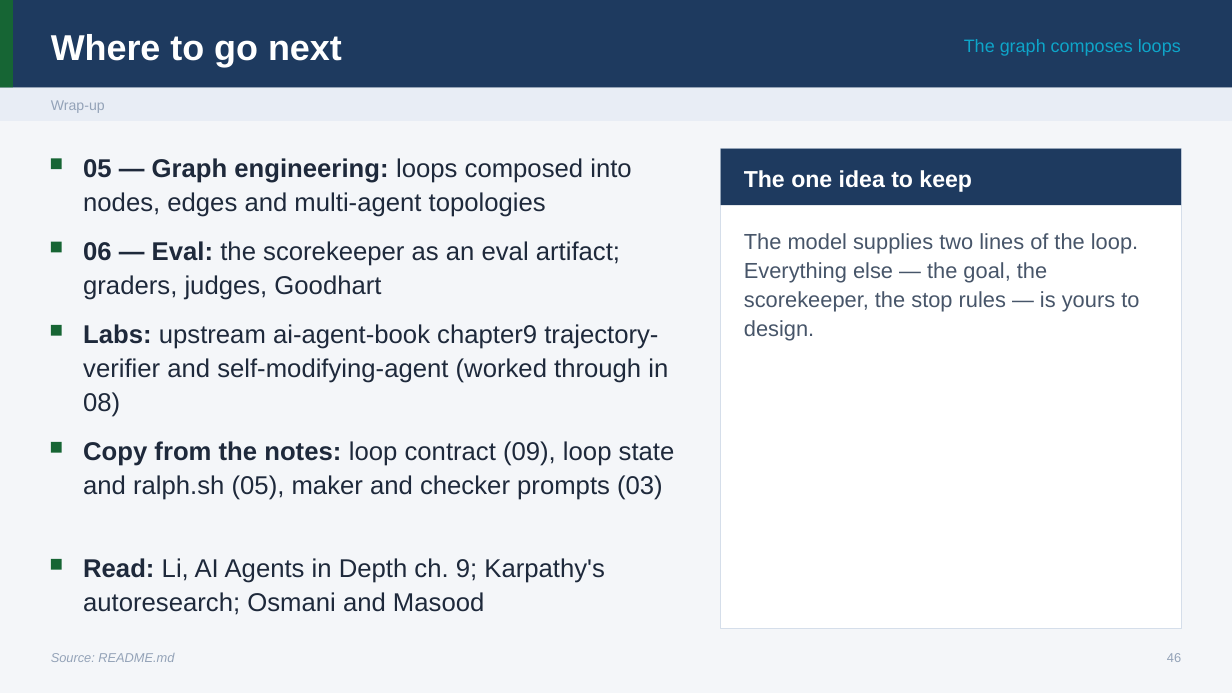
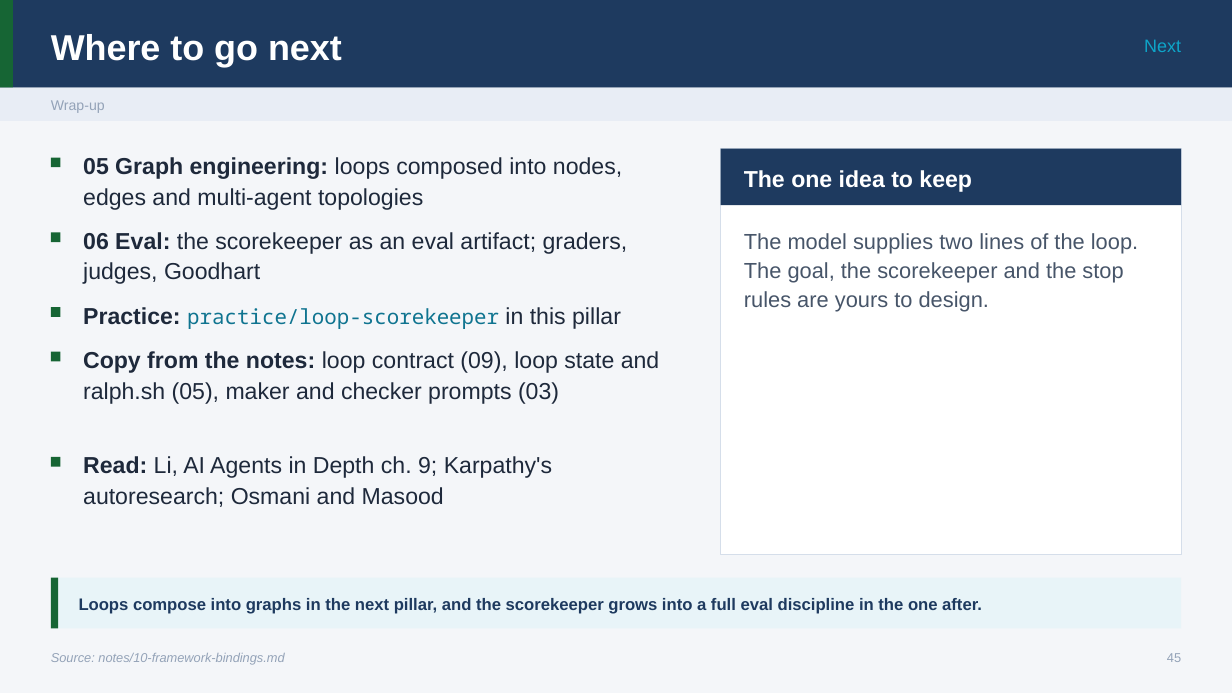
Before and after one commit to ramseywise/learn-ai-engineering, a slide deck: slide 45 of ai-engineering/04-loop-engineering/slides/loop-engineering.pptx (slide 46 before the commit). Drawn at 1232x693 pixels with LibreOffice and Linux fonts; fonts in the diff are those of the drawing. Boxes give left, top, right and bottom in pixels: in the first picture for what was removed or moved away, otherwise in the second. Text is boxed around its words. In the diff, an @@ line names an element or a change of style, - is before the commit and + after.

```diff
--- a/ai-engineering/04-loop-engineering/slides/loop-engineering.pptx
+++ b/ai-engineering/04-loop-engineering/slides/loop-engineering.pptx
@@ text at [1144, 40, 1181, 52]: text changed @@
-The graph composes loops
+Next
@@ rectangle: place and size @@
-rectangle at [721, 149, 1181, 628]
+rectangle at [721, 149, 1181, 555]
@@ text at [83, 157, 622, 210]: text changed; size 20 to 18 pt @@
-05 — Graph engineering: loops composed into nodes, edges and multi-agent topologies
+05 Graph engineering: loops composed into nodes, edges and multi-agent topologies
@@ rectangle: place and size @@
-rectangle at [51, 242, 62, 253]
+rectangle at [51, 233, 60, 242]
@@ text at [83, 232, 628, 284]: text changed; size 20 to 18 pt @@
-06 — Eval: the scorekeeper as an eval artifact; graders, judges, Goodhart
+06 Eval: the scorekeeper as an eval artifact; graders, judges, Goodhart
@@ text at [744, 233, 1138, 312]: text changed @@
-The model supplies two lines of the loop. Everything else — the goal, the scorekeeper, the stop rules — is yours to design.
+The model supplies two lines of the loop. The goal, the scorekeeper and the stop rules are yours to design.
@@ rectangle: place and size @@
-rectangle at [51, 325, 62, 336]
+rectangle at [51, 308, 60, 317]
@@ text removed at [83, 324, 668, 417] @@
-Labs: upstream ai-agent-book chapter9 trajectory-verifier and self-modifying-agent (worked through in 08)
@@ text added at [83, 307, 621, 329], 16.2 pt, text #0F7490 @@
+Practice: practice/loop-scorekeeper in this pillar
@@ rectangle added at [51, 352, 60, 361], fill #166534 @@
@@ text "Copy from the notes: loop ...": place and size @@
-text "Copy from the notes: loop ..." at [83, 441, 675, 500]
+text "Copy from the notes: loop ..." at [83, 351, 660, 404]
@@ text "Copy from the notes: loop ..." at [83, 351, 660, 404]: size 20 to 18 pt @@
@@ text "Read: Li, AI Agents in ..." at [83, 456, 552, 507]: size 20 to 18 pt @@
@@ text "Read: Li, AI Agents in ...": place and size @@
-text "Read: Li, AI Agents in ..." at [83, 558, 605, 615]
+text "Read: Li, AI Agents in ..." at [83, 456, 552, 507]
@@ rectangle: place and size @@
-rectangle at [51, 442, 62, 453]
+rectangle at [51, 457, 60, 467]
@@ rectangle: place and size @@
-rectangle at [51, 559, 62, 570]
+rectangle at [51, 578, 58, 628]
@@ rectangle added at [51, 578, 1181, 628], fill #E8F4F8 @@
@@ text added at [79, 598, 982, 614], 13 pt, text #1E3A5F, bold @@
+Loops compose into graphs in the next pillar, and the scorekeeper grows into a full eval discipline in the one after.
@@ text at [51, 653, 284, 665]: text changed @@
-Source: README.md
+Source: notes/10-framework-bindings.md
```
Also in this commit, not shown: 33 other slides changed, 11 slides added, 12 slides removed, 52 other files.
